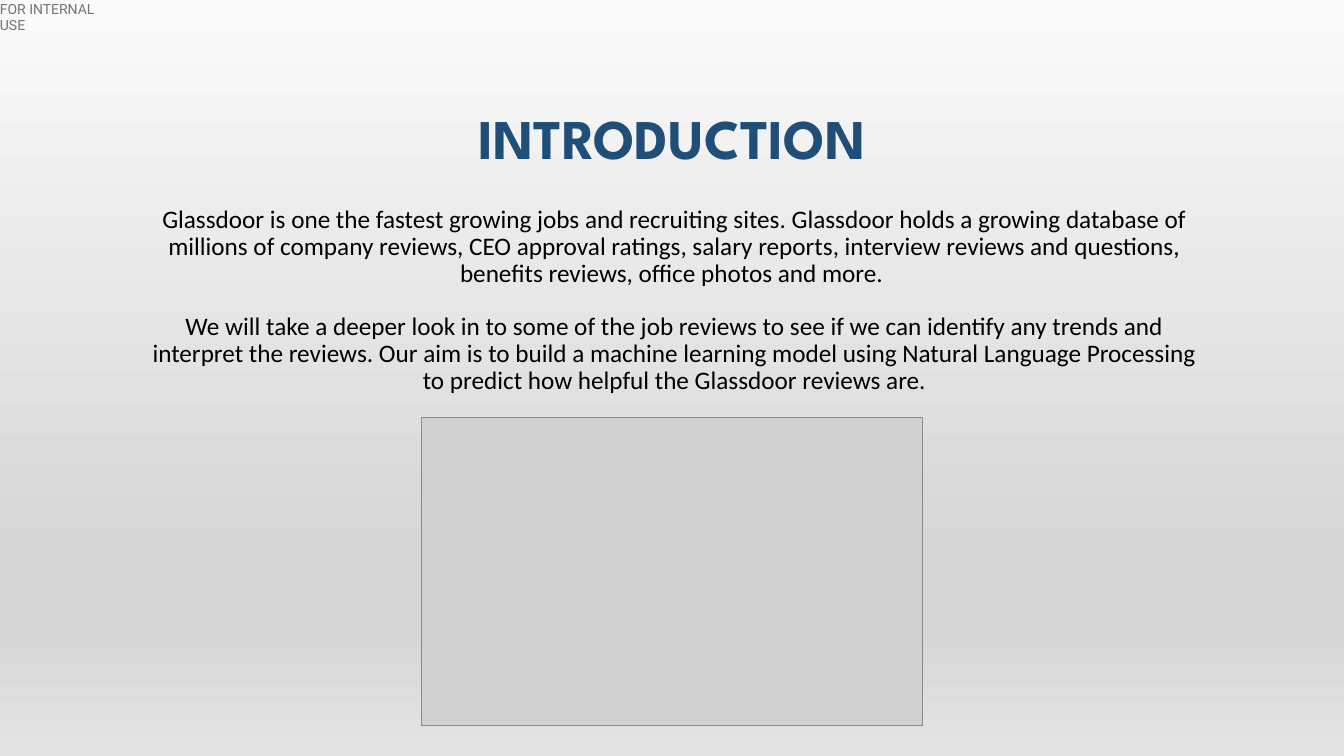
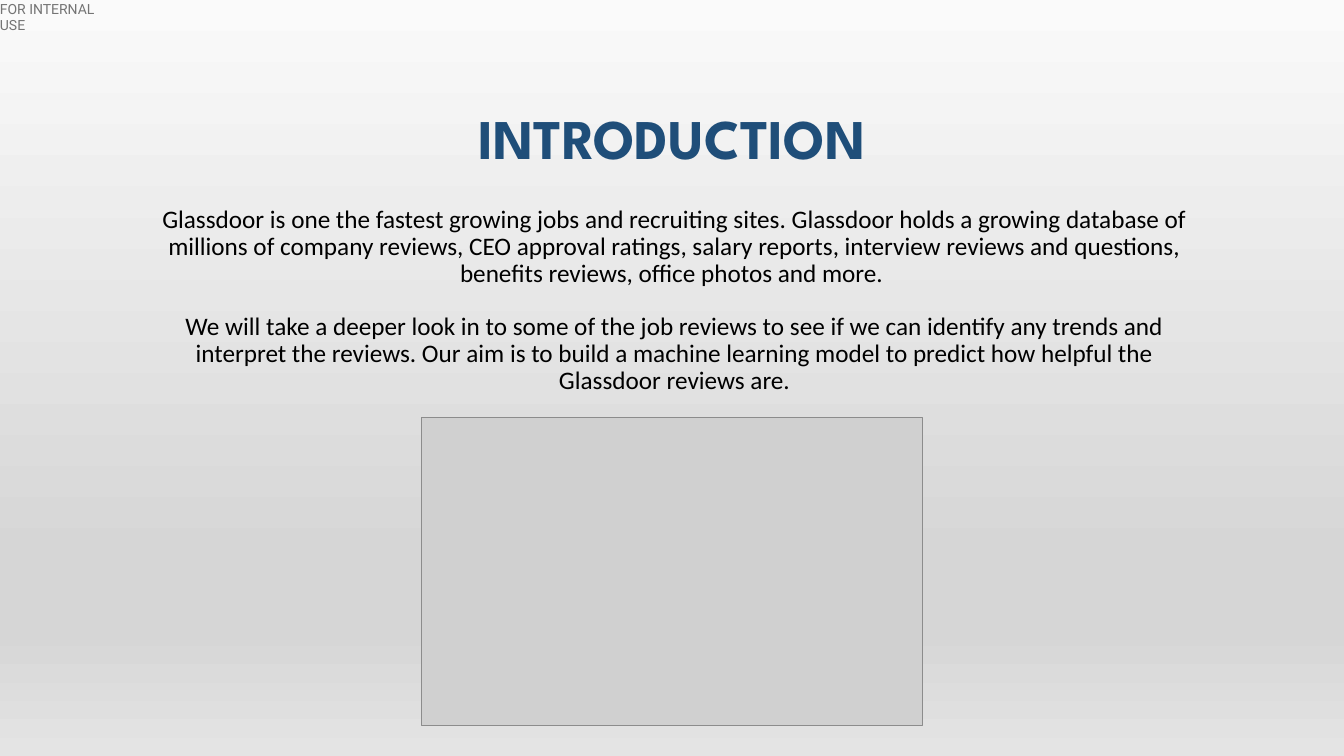
Before and after one commit to hibaa-a/MachineLearning_GlassdoorReviews, a slide deck: slide 3 of glassdoor_presentation.pptx. Drawn at 1344x756 pixels with LibreOffice and Linux fonts; fonts in the diff are those of the drawing; grey boxes stand for pictures. Boxes give left, top, right and bottom in pixels: in the first picture for what was removed or moved away, otherwise in the second. Text is boxed around its words. In the diff, an @@ line names an element or a change of style, - is before the commit and + after.

```diff
--- a/glassdoor_presentation.pptx
+++ b/glassdoor_presentation.pptx
@@ text at <box>185,317,1163,389</box>: text changed @@
-We will take a deeper look in to some of the job reviews to see if we can identify any trends and interpret the reviews. Our aim is to build a machine learning model using Natural Language Processing to predict how helpful the Glassdoor reviews are.
+We will take a deeper look in to some of the job reviews to see if we can identify any trends and interpret the reviews. Our aim is to build a machine learning model to predict how helpful the Glassdoor reviews are.
```
Also in this commit, not shown: 1 other slide changed.
